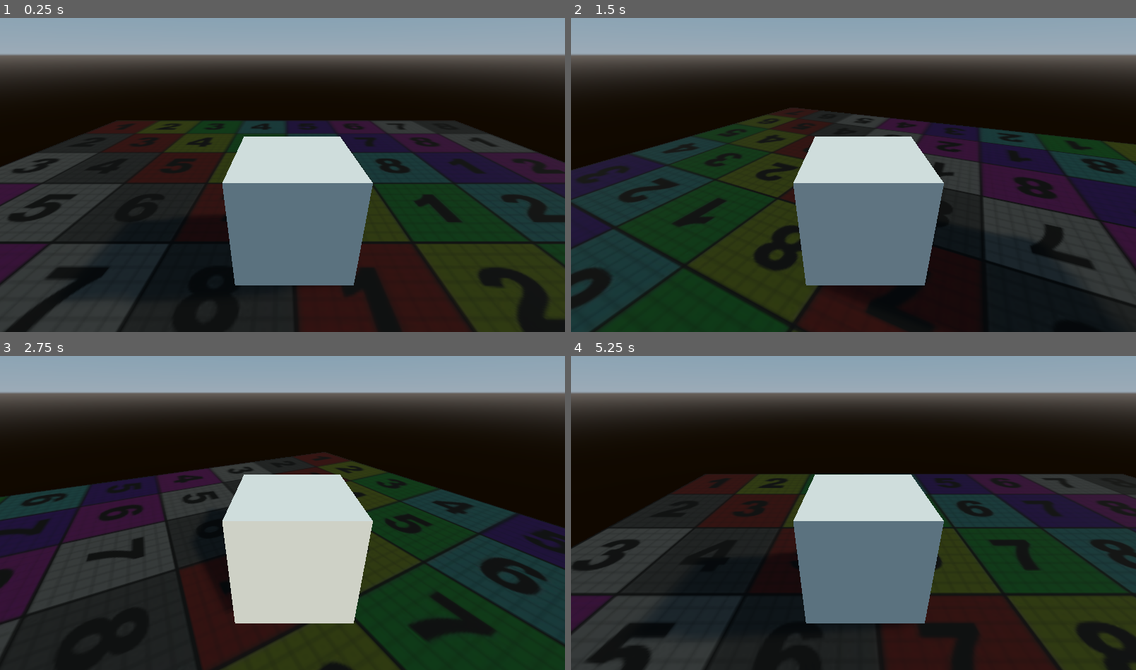
Above: before the commit, frames 1-4 (two rows, left to right).
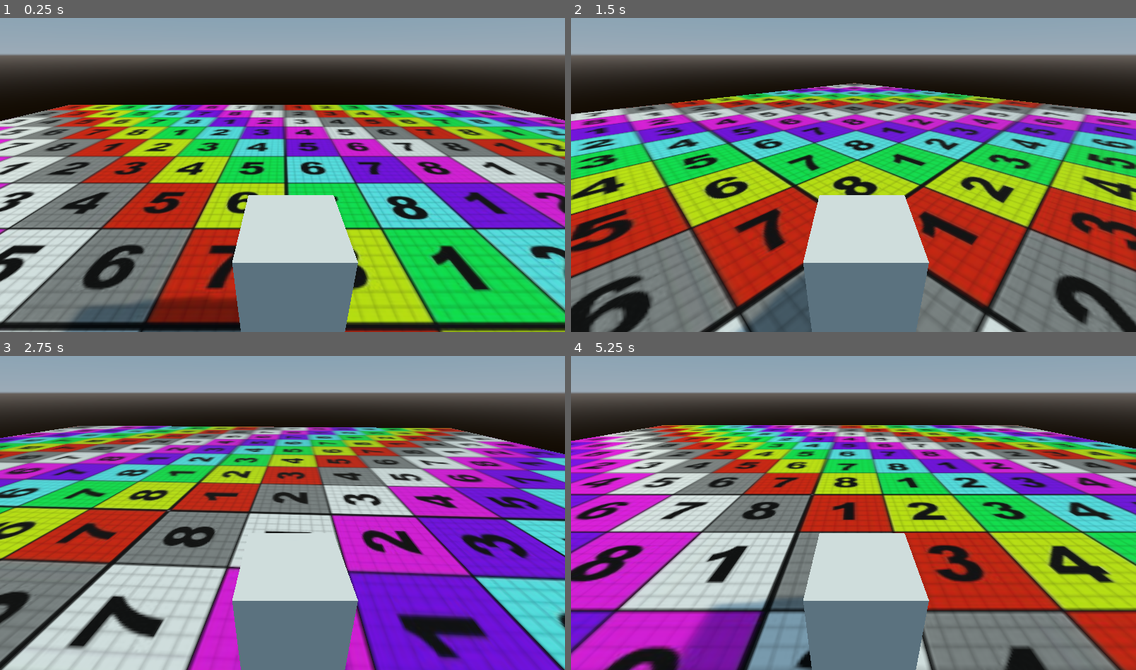
Above: after the commit, the same moments.

Repository: zebus3d/controles_basicos_godot
Game: Godot game, scene res://main.tscn
The game is run twice, just before and just after one commit, with the same random seed, the same clock (stepped at 60 frames per second) and the same inputs.
Inputs:
- Up to frame 1 (0.25 s): no input
- Up to frame 2 (1.5 s): hold Right (ui_right) 0.53-1.28 s; hold Down (ui_down) from 1.28 s (still down)
- Up to frame 3 (2.75 s): release Down (ui_down) at 2.03 s; hold Right (ui_right) from 2.03 s (still down)
- Up to frame 4 (5.25 s): release Right (ui_right) at 2.78 s; hold Up (ui_up) 2.78-3.53 s; hold Left (ui_left) 3.53-5.03 s; hold Down (ui_down) from 5.03 s (still down)

The runs differ from the first frame. In frame 1, 67% of the frame differs, in the area x 0-100%, y 27-100%; in frame 2, 70%; in frame 3, 68%; in frame 4, 73%, in the area x 0-100%, y 22-100%.

Commit message:
controles basicos mejorados

Diff:
--- a/RigidBody.gd
+++ /dev/null
@@ -1,27 +0,0 @@
-extends RigidBody
-
-var cantidad_rot = 90
-var velocidad_rot = 0.04
-
-func _process(delta):
-	var vel_rot = velocidad_rot * delta
-
-	if Input.is_action_pressed("ui_left"):
-		#self.rotation.y += cantidad_rot
-		self.rotation.y = lerp(
-		self.rotation.y,
-		self.rotation.y+cantidad_rot,
-		vel_rot)
-
-	if Input.is_action_pressed("ui_right"):
-		#self.rotation.y -= cantidad_rot
-		self.rotation.y = lerp(
-		self.rotation.y,
-		self.rotation.y-cantidad_rot,
-		vel_rot)
-
-	if Input.is_action_pressed("ui_up"):
-		self.translation -= self.transform.basis.z.normalized()/20
-
-	if Input.is_action_pressed("ui_down"):
-		self.translation += self.transform.basis.z.normalized()/20
--- a/main.tscn
+++ b/main.tscn
@@ -1,7 +1,6 @@
 [gd_scene load_steps=10 format=2]
 
-[ext_resource path="res://RigidBody.gd" type="Script" id=1]
-[ext_resource path="res://checker3.jpga3ca557b-3fa5-4780-bd30-a22649f5af88Large.jpg" type="Texture" id=2]
+[ext_resource path="res://checker3.jpga3ca557b-3fa5-4780-bd30-a22649f5af88Large.jpg" type="Texture" id=1]
 
 [sub_resource type="ProceduralSky" id=1]
 sky_energy = 0.5
@@ -13,15 +12,65 @@
 
 [sub_resource type="CubeMesh" id=3]
 
-[sub_resource type="BoxShape" id=4]
+[sub_resource type="SpatialMaterial" id=4]
+albedo_texture = ExtResource( 1 )
+uv1_scale = Vector3( 1, 0.01, 1 )
+uv1_triplanar = true
 
-[sub_resource type="PlaneMesh" id=5]
+[sub_resource type="BoxShape" id=5]
 
-[sub_resource type="SpatialMaterial" id=6]
-albedo_color = Color( 0.25098, 0.25098, 0.25098, 1 )
-albedo_texture = ExtResource( 2 )
+[sub_resource type="GDScript" id=9]
+script/source = "extends KinematicBody
 
-[sub_resource type="BoxShape" id=7]
+var speed = 660
+var gravity = -18
+var velocity = Vector3()
+const JUMP_SPEED = 80
+
+func _physics_process(delta):
+	var dir = Vector3()
+	var rot = Vector3(self.rotation.x, self.rotation.y, self.rotation.z)
+
+	if (Input.is_action_pressed(\"KEY_W\") or Input.is_action_pressed(\"ui_up\") ):
+		dir.z -= 1
+	if (Input.is_action_pressed(\"KEY_S\") or Input.is_action_pressed(\"ui_down\")):
+		dir.z += 1
+	if Input.is_action_pressed(\"KEY_A\"):
+		dir.x -= 1
+	if Input.is_action_pressed(\"KEY_D\"):
+		dir.x += 1
+
+	if Input.is_action_pressed(\"ui_left\"):
+		rot.y += 1
+		self.rotation_degrees.y += 1
+	if Input.is_action_pressed(\"ui_right\") :
+		rot.y -= 1
+		self.rotation_degrees.y -= 1
+
+	# saltar:
+	if is_on_floor():
+		speed = 660
+		if Input.is_action_just_pressed(\"space\"):
+			dir.y = JUMP_SPEED
+	else:
+		speed = 750
+
+	dir = dir.normalized()
+	dir = dir * speed * delta
+
+	velocity.y += delta * gravity + dir.y
+
+	velocity.x = dir.x
+	velocity.z = dir.z
+
+	# rotando el vector segun la rotacion del KB_Player:
+	velocity = velocity.rotated(Vector3(0, 1, 0), rot.y)
+	velocity = move_and_slide(velocity, Vector3(0, 1, 0))
+"
+
+[sub_resource type="CubeMesh" id=7]
+
+[sub_resource type="BoxShape" id=8]
 
 [node name="main" type="Spatial"]
 
@@ -35,32 +84,27 @@
 [node name="WorldEnvironment" type="WorldEnvironment" parent="."]
 environment = SubResource( 2 )
 
-[node name="RigidBody" type="RigidBody" parent="."]
-transform = Transform( 1, 0, 0, 0, 1, 0, 0, 0, 1, 0, 1.29291, 0 )
-mode = 2
-script = ExtResource( 1 )
+[node name="StaticBody" type="StaticBody" parent="."]
+transform = Transform( 30, 0, 0, 0, 0.15, 0, 0, 0, 30, 0, -1.15583, 0 )
 
-[node name="Camera" type="Camera" parent="RigidBody"]
-transform = Transform( 1, 0, 0, 0, 0.902917, 0.429814, 0, -0.429814, 0.902917, -0.199852, 2.16885, 3.73217 )
+[node name="MeshInstance" type="MeshInstance" parent="StaticBody"]
+mesh = SubResource( 3 )
+material/0 = SubResource( 4 )
 
-[node name="MeshInstance" type="MeshInstance" parent="RigidBody"]
-transform = Transform( 1, 0, 0, 0, 1, 0, 0, 0, 1, 0, -0.372466, 0 )
-mesh = SubResource( 3 )
+[node name="CollisionShape" type="CollisionShape" parent="StaticBody"]
+shape = SubResource( 5 )
+
+[node name="KinematicBody" type="KinematicBody" parent="."]
+script = SubResource( 9 )
+
+[node name="MeshInstance" type="MeshInstance" parent="KinematicBody"]
+transform = Transform( 1, 0, 0, 0, 1, 0, 0, 0, 1, 0, 1.95369, 0 )
+mesh = SubResource( 7 )
 material/0 = null
 
-[node name="CollisionShape" type="CollisionShape" parent="RigidBody"]
-transform = Transform( 1, 0, 0, 0, 1, 0, 0, 0, 1, 0, -0.372466, 0 )
-shape = SubResource( 4 )
+[node name="CollisionShape" type="CollisionShape" parent="KinematicBody"]
+transform = Transform( 1, 0, 0, 0, 1, 0, 0, 0, 1, 0, 1.95369, 0 )
+shape = SubResource( 8 )
 
-[node name="StaticBody" type="StaticBody" parent="."]
-editor/display_folded = true
-transform = Transform( 45, 0, 0, 0, 0.45, 0, 0, 0, 45, 0, -0.17, 0 )
-
-[node name="MeshInstance" type="MeshInstance" parent="StaticBody"]
-transform = Transform( 0.222222, 0, 0, 0, 22.2222, 0, 0, 0, 0.222222, 0, 0.377778, 0 )
-mesh = SubResource( 5 )
-material/0 = SubResource( 6 )
-
-[node name="CollisionShape" type="CollisionShape" parent="StaticBody"]
-transform = Transform( 0.222222, 0, 0, 0, 0.222222, 0, 0, 0, 0.222222, 0, 0.100977, 0 )
-shape = SubResource( 7 )
+[node name="Camera" type="Camera" parent="KinematicBody"]
+transform = Transform( 1, 0, 0, 0, 0.902917, 0.429814, 0, -0.429814, 0.902917, -0.199852, 5.93882, 3.73217 )
--- a/project.godot
+++ b/project.godot
@@ -19,6 +19,38 @@
 run/main_scene="res://main.tscn"
 config/icon="res://icon.png"
 
+[input]
+
+KEY_W={
+"deadzone": 0.5,
+"events": [ Object(InputEventKey,"resource_local_to_scene":false,"resource_name":"","device":0,"alt":false,"shift":false,"control":false,"meta":false,"command":false,"pressed":false,"scancode":87,"unicode":0,"echo":false,"script":null)
+ ]
+}
+KEY_S={
+"deadzone": 0.5,
+"events": [ Object(InputEventKey,"resource_local_to_scene":false,"resource_name":"","device":0,"alt":false,"shift":false,"control":false,"meta":false,"command":false,"pressed":false,"scancode":83,"unicode":0,"echo":false,"script":null)
+ ]
+}
+KEY_A={
+"deadzone": 0.5,
+"events": [ Object(InputEventKey,"resource_local_to_scene":false,"resource_name":"","device":0,"alt":false,"shift":false,"control":false,"meta":false,"command":false,"pressed":false,"scancode":65,"unicode":0,"echo":false,"script":null)
+ ]
+}
+KEY_D={
+"deadzone": 0.5,
+"events": [ Object(InputEventKey,"resource_local_to_scene":false,"resource_name":"","device":0,"alt":false,"shift":false,"control":false,"meta":false,"command":false,"pressed":false,"scancode":68,"unicode":0,"echo":false,"script":null)
+ ]
+}
+space={
+"deadzone": 0.5,
+"events": [ Object(InputEventKey,"resource_local_to_scene":false,"resource_name":"","device":0,"alt":false,"shift":false,"control":false,"meta":false,"command":false,"pressed":false,"scancode":32,"unicode":0,"echo":false,"script":null)
+ ]
+}
+
+[physics]
+
+3d/active_soft_world=false
+
 [rendering]
 
 threads/thread_model=2
Empty file removed: player.gd
